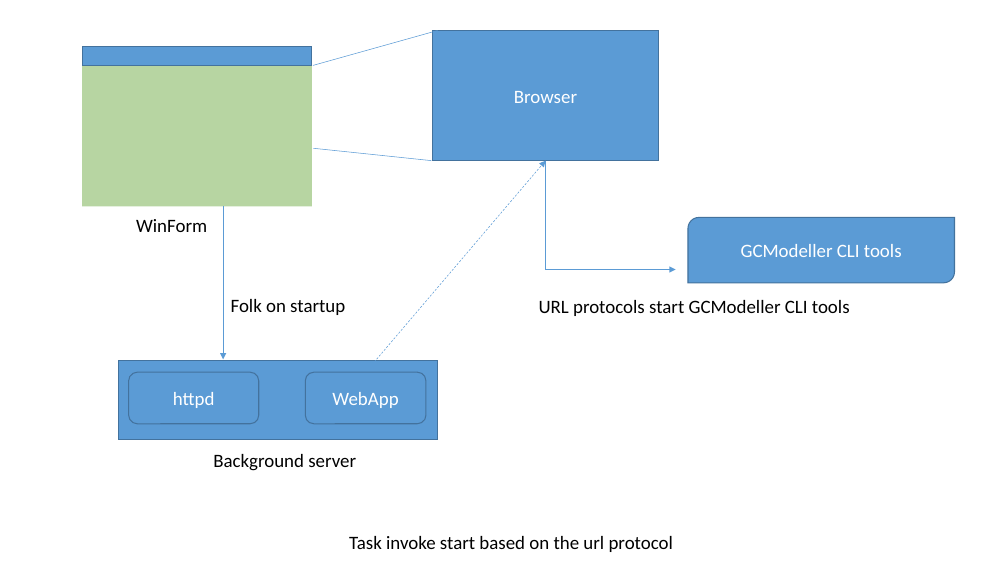
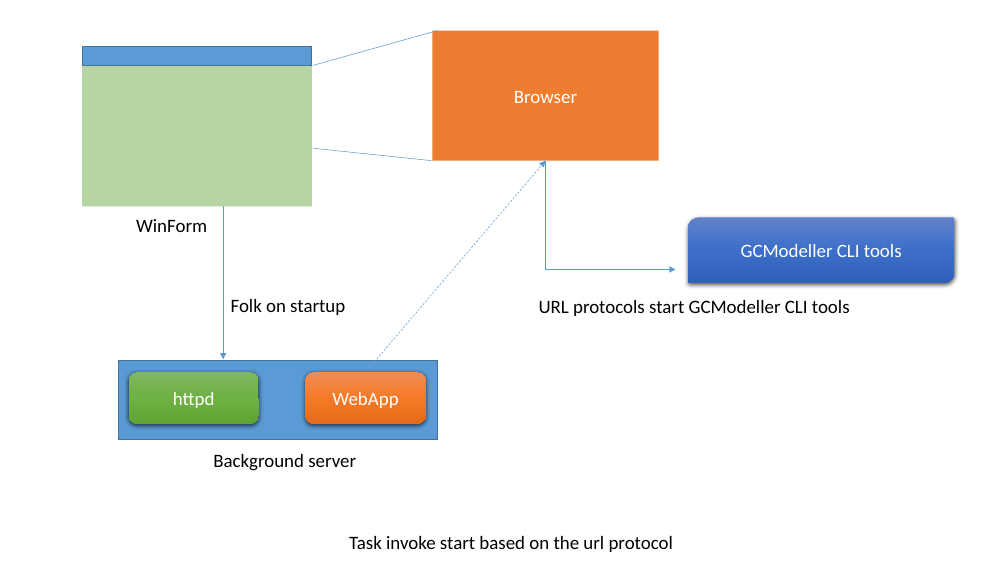
Before and after one commit to SMRUCC/GCModeller-workbench, a slide deck: slide 1 of workbench.pptx. Drawn at 1008x567 pixels with LibreOffice and Linux fonts; fonts in the diff are those of the drawing. Boxes give left, top, right and bottom in pixels: in the first picture for what was removed or moved away, otherwise in the second. Text is boxed around its words. In the diff, an @@ line names an element or a change of style, - is before the commit and + after.

```diff
--- a/workbench.pptx
+++ b/workbench.pptx
@@ rectangle "Browser" at bbox=[433, 30, 659, 160]: fill #5B9BD5 to #ED7D31; outline #43739E 1 pt to none @@
@@ round diag rect "GCModeller CLI tools" at bbox=[688, 218, 955, 284]: fill #5B9BD5 to gradient #6183CB to #3E70CA to #3062BB; outline #43739E 1 pt to none; shadow on @@
@@ rounded rectangle "httpd" at bbox=[129, 372, 259, 423]: fill #5B9BD5 to gradient #81B861 to #6FB242 to #62A336; outline #43739E 1 pt to none; shadow on @@
@@ rounded rectangle "WebApp" at bbox=[306, 372, 426, 423]: fill #5B9BD5 to gradient #F18C57 to #F67B28 to #E56C19; outline #43739E 1 pt to none; shadow on @@
```
Also in this commit, not shown: 2 other files.
